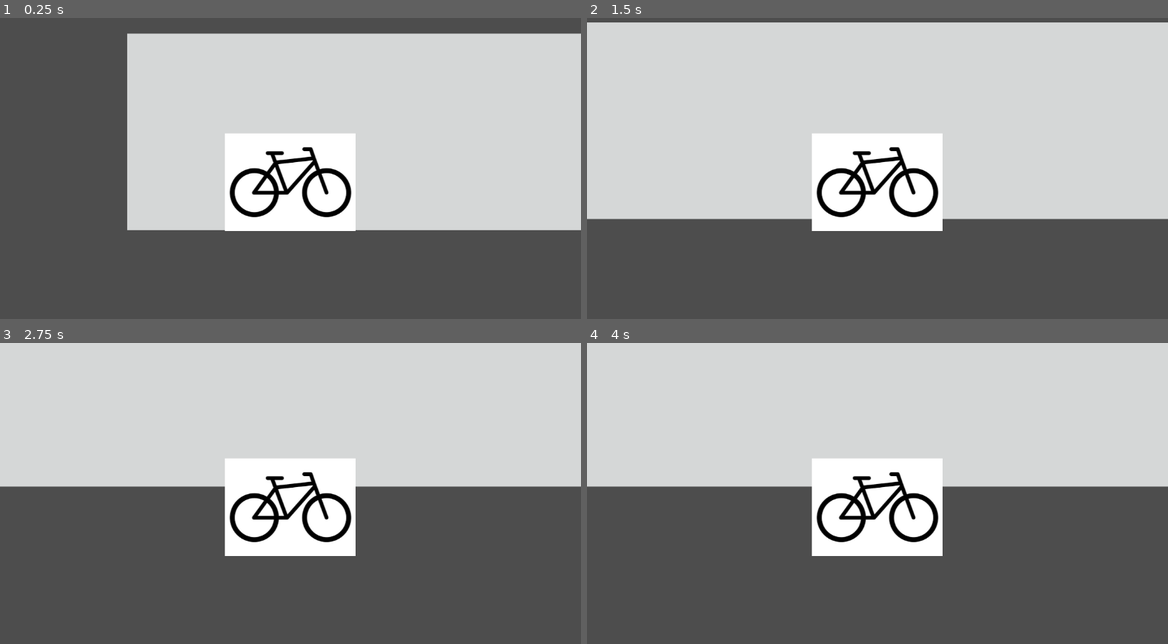
Above: before the commit, frames 1-4 (two rows, left to right).
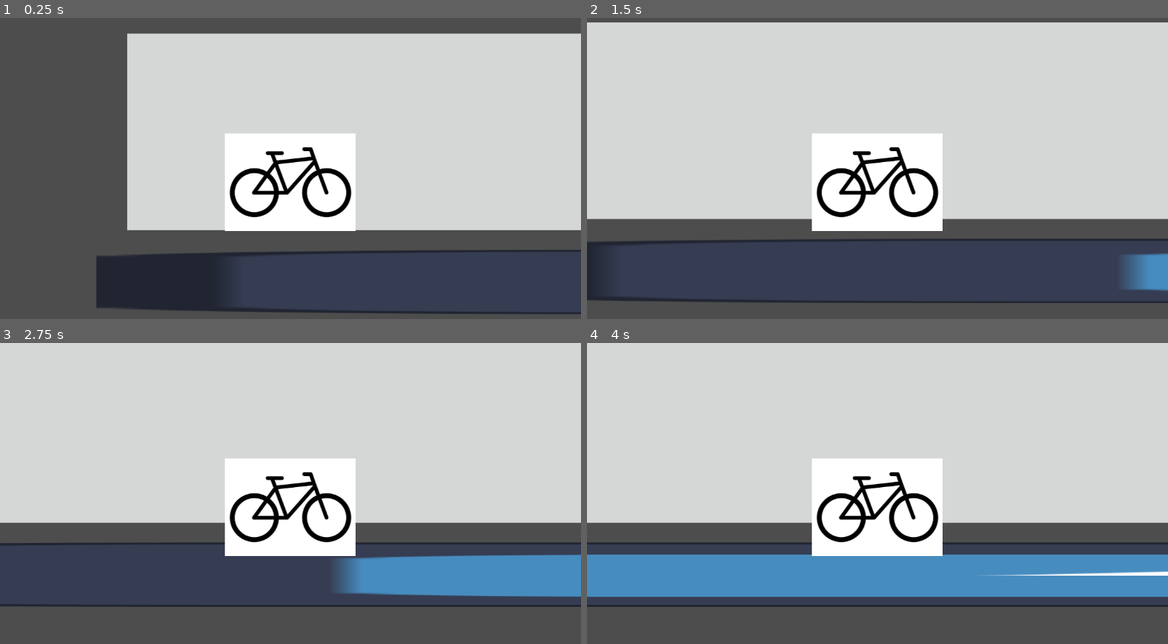
Above: after the commit, the same moments.

Repository: andreaTheCoder/brackeysgamejam
Game: Godot game, scene res://scenes/game.tscn
The game is run twice, just before and just after one commit, with the same random seed, the same clock (stepped at 60 frames per second) and the same inputs. The engine's default icon, where the game draws it, is replaced by a stand-in: a white triangle on a blue panel in a dark square.
Inputs:
- Up to frame 1 (0.25 s): no input
- Up to frame 2 (1.5 s): tap Enter at 0.5 s; hold Right (forward) 0.53-1.28 s; hold Down (down) from 1.28 s (still down)
- Up to frame 3 (2.75 s): release Down (down) at 2.03 s; hold Right (forward) from 2.03 s (still down)
- Up to frame 4 (4 s): release Right (forward) at 3.53 s; hold Down (down) from 3.53 s (still down)

The runs differ from the first frame. In frame 1, 5.8% of the frame differs, in the area x 16-100%, y 77-99%; in frame 2, 3.8%; in frame 3, 17%; in frame 4, 25%, in the area x 0-100%, y 47-88%.

Commit message:
bike stunned

Diff:
--- a/scenes/NPCcar.tscn
+++ b/scenes/NPCcar.tscn
@@ -3,8 +3,7 @@
 [ext_resource type="Script" uid="uid://bmhq2nr0cf1x1" path="res://scripts/NPCcar.gd" id="1_g51ie"]
 [ext_resource type="Texture2D" uid="uid://rsud0xfs8uwt" path="res://assets/npc car sprite.png" id="1_vqilx"]
 
-[sub_resource type="RectangleShape2D" id="RectangleShape2D_vqilx"]
-size = Vector2(433, 177.5)
+[sub_resource type="RectangleShape2D" id="RectangleShape2D_g51ie"]
 
 [node name="Car" type="Area2D"]
 script = ExtResource("1_g51ie")
@@ -17,6 +16,6 @@
 
 [node name="CollisionShape2D" type="CollisionShape2D" parent="."]
 position = Vector2(18.5, -1.75)
-shape = SubResource("RectangleShape2D_vqilx")
+shape = SubResource("RectangleShape2D_g51ie")
 
 [connection signal="body_entered" from="." to="." method="_on_body_entered"]
--- a/scenes/bike.tscn
+++ b/scenes/bike.tscn
@@ -4,12 +4,13 @@
 [ext_resource type="Texture2D" uid="uid://bmbxl2yt5eivn" path="res://assets/bike.png" id="2_77r6i"]
 
 [sub_resource type="RectangleShape2D" id="RectangleShape2D_b0jew"]
-size = Vector2(72, 35)
+size = Vector2(235, 159)
 
 [node name="bike" type="CharacterBody2D"]
 script = ExtResource("1_oy3wg")
 
 [node name="CollisionShape2D" type="CollisionShape2D" parent="."]
+position = Vector2(-1.5, 9.5)
 shape = SubResource("RectangleShape2D_b0jew")
 
 [node name="ColorRect" type="ColorRect" parent="."]
@@ -20,3 +21,7 @@
 
 [node name="Sprite2D" type="Sprite2D" parent="."]
 texture = ExtResource("2_77r6i")
+
+[node name="Stun Timer" type="Timer" parent="."]
+
+[connection signal="timeout" from="Stun Timer" to="." method="_on_stun_timer_timeout"]
--- a/scenes/game.tscn
+++ b/scenes/game.tscn
@@ -1,8 +1,9 @@
-[gd_scene load_steps=5 format=3 uid="uid://dx4alm7spt1cb"]
+[gd_scene load_steps=6 format=3 uid="uid://dx4alm7spt1cb"]
 
 [ext_resource type="PackedScene" uid="uid://b2nldleqd7l8" path="res://scenes/bike.tscn" id="1_uwrxv"]
 [ext_resource type="Script" uid="uid://ve3kpygen1ju" path="res://scripts/game_manager.gd" id="2_yqjtg"]
-[ext_resource type="PackedScene" uid="uid://bo42c7hrfygyp" path="res://scenes/lane.tscn" id="3_lnu2h"]
+[ext_resource type="PackedScene" uid="uid://od0hx2lbegjy" path="res://scenes/lane.tscn" id="3_lnu2h"]
+[ext_resource type="Texture2D" uid="uid://c4egiuhvi2xyb" path="res://icon.svg" id="4_lbhrr"]
 
 [sub_resource type="WorldBoundaryShape2D" id="WorldBoundaryShape2D_lnu2h"]
 
@@ -36,3 +37,8 @@
 
 [node name="CollisionShape2D" type="CollisionShape2D" parent="World Boundaries/Top Boundary"]
 shape = SubResource("WorldBoundaryShape2D_lnu2h")
+
+[node name="Icon" type="Sprite2D" parent="."]
+position = Vector2(3798, 200)
+scale = Vector2(65.3594, 1)
+texture = ExtResource("4_lbhrr")
--- a/scripts/NPCcar.gd
+++ b/scripts/NPCcar.gd
@@ -1,9 +1,12 @@
 extends Area2D
 
 @export var SPEED = 1000
+@onready var bike: CharacterBody2D = $"../../Bike"
+
 
 func _process(delta: float) -> void:
 	position.x += -SPEED * delta
 
 func _on_body_entered(body: Node2D) -> void:
-	print("this car was hit")
+	print("this car was stunned")
+	bike.stun()
--- a/scripts/bike.gd
+++ b/scripts/bike.gd
@@ -4,25 +4,38 @@
 const X_ACCEL = 1000.0 # X direction acceleration
 const MAX_SPEED = 4000
 const X_DECEL = 1000 # rate at which you decelerate when spacebar is let go
-
 # y deceleration speed
 const Y_DECEL = 5
 
+# if car is stunned stunned = 0, meaning that all acceleration is null
+var stunned = false
+const STUN_DURATION = 3
+
+@onready var stun_timer: Timer = $"Stun Timer"
 
 func _physics_process(delta: float) -> void:
 	# Handle forward movement.
-	if Input.is_action_pressed("forward"):
+	if Input.is_action_pressed("forward") and not stunned:
 		velocity.x += clamp(X_ACCEL*delta, 0, MAX_SPEED) # Add the acceleration to the speed, but only until max speed
 	else:
-		velocity.x = max(velocity.x - X_DECEL*delta, 0) # Set velocity to the velocity minus the deceleration, but cap at 0
-
+		velocity.x = max(velocity.x - X_DECEL *delta, 0) # Set velocity to the velocity minus the deceleration, but cap at 0
 
 	# Handle up/down movement
-	if Input.is_action_pressed("up"):
-		velocity.y -= clamp(X_ACCEL*delta, 0, MAX_SPEED) # Add the acceleration to the speed, but only until max speed
-	elif Input.is_action_pressed("down"):
-		velocity.y += clamp(X_ACCEL*delta, 0, MAX_SPEED) # Add the acceleration to the speed, but only until max speed
+	if Input.is_action_pressed("up") and not stunned:
+		velocity.y -= clamp(X_ACCEL * delta, 0, MAX_SPEED) # Add the acceleration to the speed, but only until max speed
+	elif Input.is_action_pressed("down") and not stunned:
+		velocity.y += clamp(X_ACCEL* delta, 0, MAX_SPEED) # Add the acceleration to the speed, but only until max speed
 	else:
 		velocity.y = move_toward(velocity.y, 0, Y_DECEL) # moves velocity towards 0, slowing it down every from by 10 when not pressing up or down
 
 	move_and_slide()
+
+func stun():
+
+	stun_timer.wait_time = STUN_DURATION
+	stun_timer.start()
+	stunned = true
+
+
+func _on_stun_timer_timeout() -> void:
+	stunned = false
Not shown: 1 places in scenes/lane.tscn that only renumber resources
